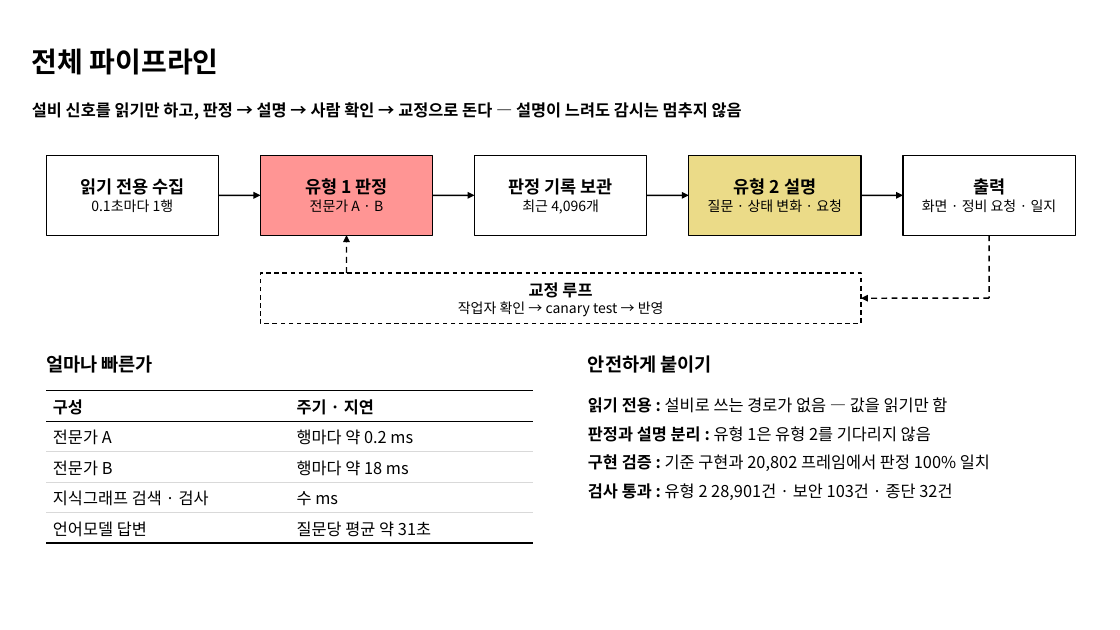
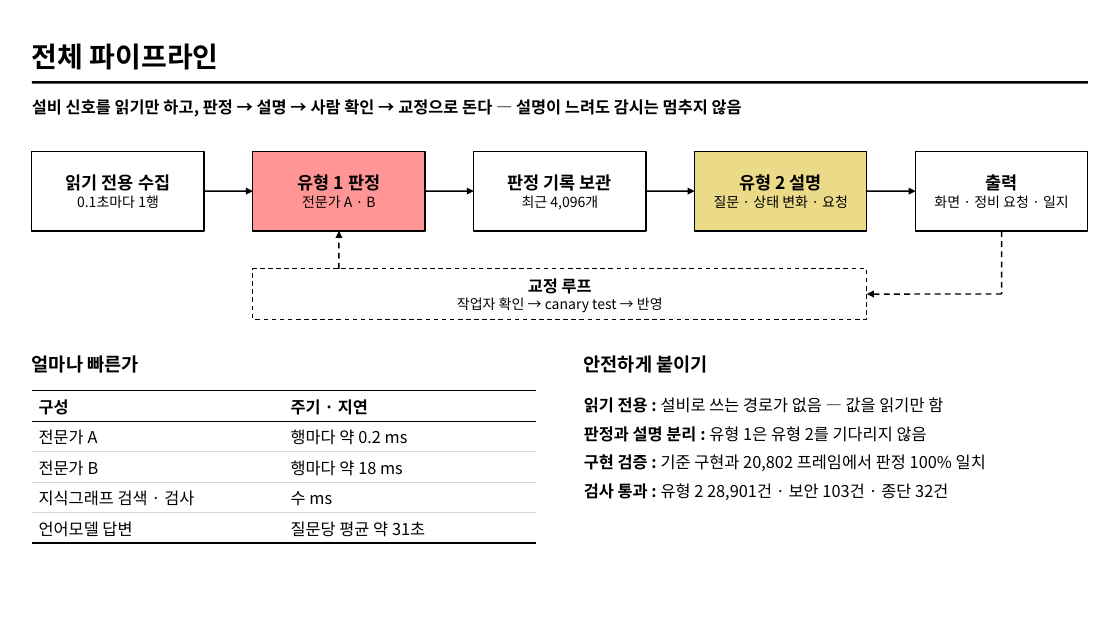
Before and after one commit to ZlataN-AI/KAMP, a slide deck: slide 7 of presentation/RIVET-WM_seminar.pptx. Drawn at 1120x630 pixels with LibreOffice and Linux fonts; fonts in the diff are those of the drawing. Boxes give left, top, right and bottom in pixels: in the first picture for what was removed or moved away, otherwise in the second. Text is boxed around its words. In the diff, an @@ line names an element or a change of style, - is before the commit and + after.

```diff
--- a/presentation/RIVET-WM_seminar.pptx
+++ b/presentation/RIVET-WM_seminar.pptx
@@ title "전체 파이프라인": place and size @@
-title "전체 파이프라인" at (32,48,219,75)
+title "전체 파이프라인" at (32,43,219,70)
@@ line added from (32, 82) to (1088, 82), #000000 2.25 pt @@
@@ rectangle "읽기 전용 수집": place and size @@
-rectangle "읽기 전용 수집" at (46,155,218,235)
+rectangle "읽기 전용 수집" at (32,151,204,231)
@@ rectangle "유형 1 판정": place and size @@
-rectangle "유형 1 판정" at (260,155,433,235)
+rectangle "유형 1 판정" at (253,151,425,231)
@@ rectangle "판정 기록 보관": place and size @@
-rectangle "판정 기록 보관" at (475,155,647,235)
+rectangle "판정 기록 보관" at (474,151,646,231)
@@ rectangle "유형 2 설명": place and size @@
-rectangle "유형 2 설명" at (689,155,861,235)
+rectangle "유형 2 설명" at (695,151,867,231)
@@ rectangle "출력": place and size @@
-rectangle "출력" at (903,155,1075,235)
+rectangle "출력" at (916,151,1088,231)
@@ arrow moved from (218, 196) - (260, 196) to (204, 191) - (253, 191) @@
@@ arrow moved from (433, 196) - (475, 196) to (425, 191) - (474, 191) @@
@@ arrow moved from (647, 196) - (689, 196) to (646, 191) - (695, 191) @@
@@ arrow moved from (861, 196) - (903, 196) to (867, 191) - (916, 191) @@
@@ arrow moved from (346, 273) - (346, 235) to (339, 269) - (339, 231) @@
@@ line moved from (990, 235) - (990, 298) to (1002, 231) - (1002, 294) @@
@@ rectangle "교정 루프": place and size @@
-rectangle "교정 루프" at (260,273,861,323)
+rectangle "교정 루프" at (253,269,867,319)
@@ arrow moved from (990, 298) - (861, 298) to (1002, 294) - (867, 294) @@
@@ text "얼마나 빠른가": place and size @@
-text "얼마나 빠른가" at (46,355,153,373)
+text "얼마나 빠른가" at (32,355,138,373)
@@ text "안전하게 붙이기": place and size @@
-text "안전하게 붙이기" at (588,355,712,373)
+text "안전하게 붙이기" at (584,355,707,373)
@@ table: place and size @@
-table at (46,391,534,541)
+table at (32,391,536,541)
@@ text "읽기 전용 : 설비로 쓰는 ...": place and size @@
-text "읽기 전용 : 설비로 쓰는 ..." at (588,397,990,500)
+text "읽기 전용 : 설비로 쓰는 ..." at (584,397,986,500)
```
Also in this commit, not shown: 25 other slides changed, 1 other file.
